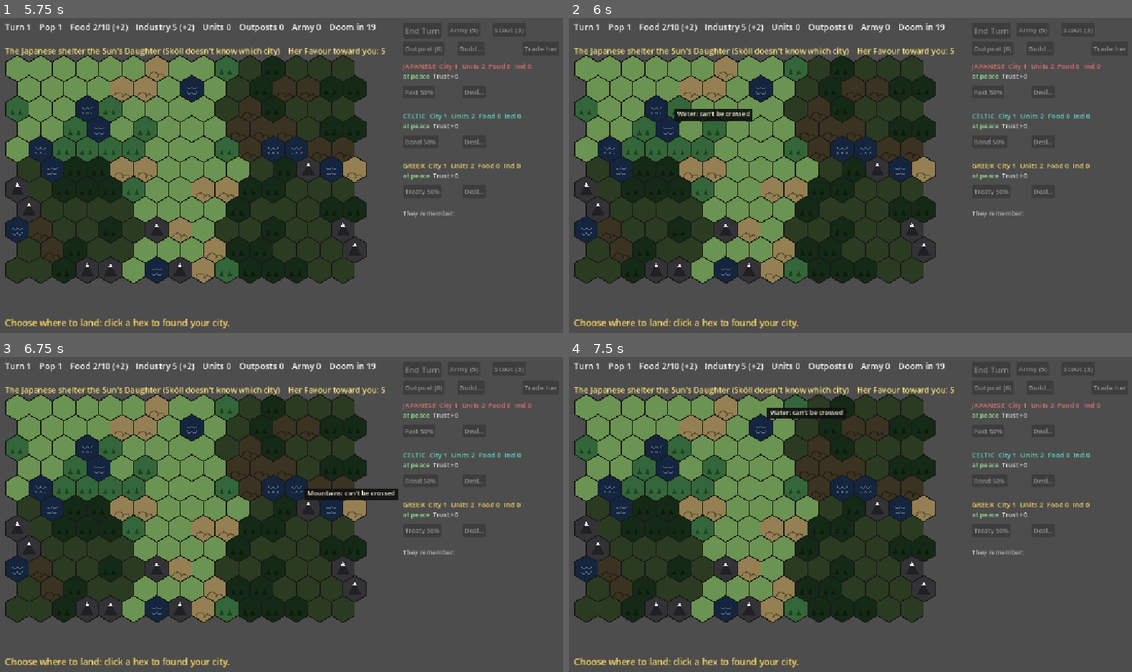
Above: before the commit, frames 1-4 (two rows, left to right).
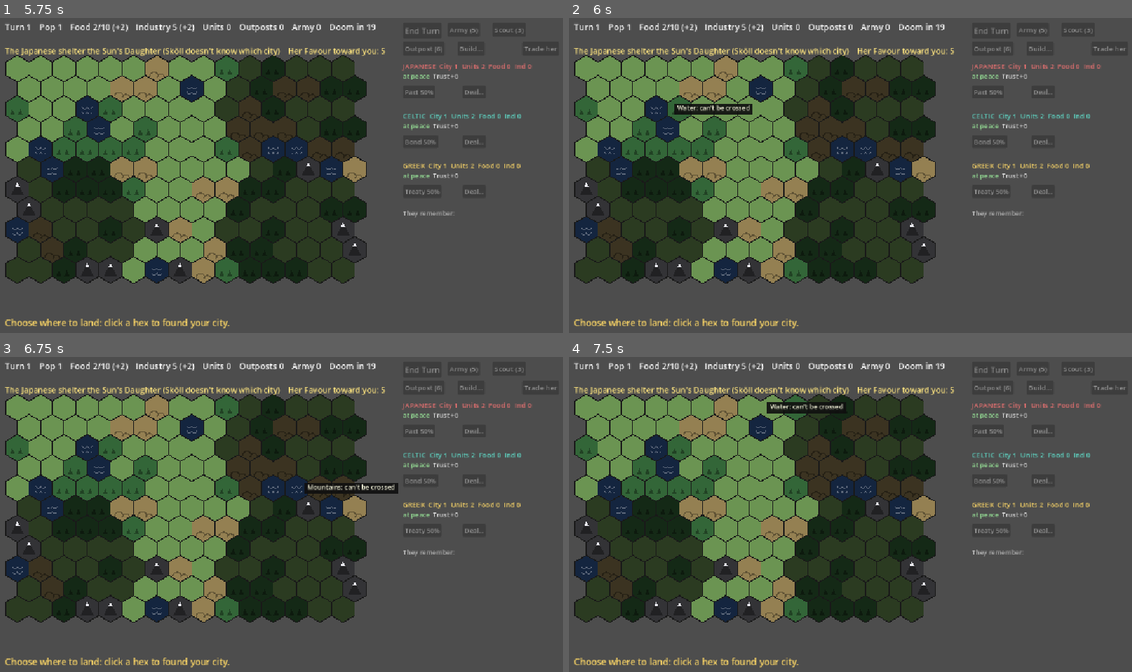
Above: after the commit, the same moments.

Repository: BnanaSkully/after-ragnorok-prototype
Game: Godot game, scene res://main.tscn
The game is run twice, just before and just after one commit, with the same random seed, the same clock (stepped at 60 frames per second) and the same inputs.
Inputs (mouse positions are in pixels of both pictures, inside the frame that each line leads up to):
- Up to frame 1 (5.75 s): tap Enter at 0.5 s; move the mouse to (253, 238) at 0.52 s; click (253, 238) at 0.67 s; click "Save the food stores (Food +3…" at 1.25 s; click "Strip it for tools (Industry …" at 2 s; click "Stand and fight so the others…" at 2.75 s; click "Share your food with her (Foo…" at 3.5 s; click "Begin the Landing" at 4.25 s; tap Space at 5 s; move the mouse to (456, 222) at 5.02 s; click (456, 222) at 5.17 s
- Up to frame 2 (6 s): tap Enter at 5.75 s; move the mouse to (675, 125) at 5.77 s; click (675, 125) at 5.92 s
- Up to frame 3 (6.75 s): tap Space at 6.5 s; move the mouse to (309, 514) at 6.52 s; click (309, 514) at 6.67 s
- Up to frame 4 (7.5 s): tap Enter at 7.25 s; move the mouse to (766, 432) at 7.27 s; click (766, 432) at 7.42 s

Frame 1 is identical in both runs. In frame 2, 0.6% of the frame differs, in the area x 18-33%, y 27-33%; in frame 3, 0.7%, in the area x 54-71%, y 40-46%; in frame 4, 0.5%.

Commit message:
Unit health: combat damages both sides, units heal at rest
Playtest/backlog. Units have 10 HP. A fight deals 10 damage shared by
Strength (equal units about 5 each, varied +/-25%); 0 HP dies; the
attacker moves in only if the defender died. Wounded units fight
weaker (half Strength at 0 HP). A unit that neither moves nor fights
heals 2 HP, 4 in its own land; badly hurt AI units rest. City attacks
and Sköll's fights stay win-or-lose for now. HP bar on every unit;
tooltip shows HP and the damage an attack would deal and take.

Co-Authored-By: Claude Opus 5.5 <noreply@anthropic.com>
Claude-Session: https://claude.ai/code/session_01Kpeg7CRGiS32obhUmw9DoK

Diff:
--- a/game_state.gd
+++ b/game_state.gd
@@ -27,6 +27,15 @@
 const CITY_FOOD := 2 # Food a city produces each turn
 const CITY_INDUSTRY := 2 # Industry a city produces each turn
 const UNIT_FOOD_UPKEEP := 1 # Food each army unit eats each turn (scouts eat nothing)
+# Combat between units (standard 4X): both sides take damage. The damage
+# shared out is COMBAT_DAMAGE split by Strength (each side's share = the
+# other side's Strength / both together), then varied by up to DAMAGE_SPREAD.
+# Equal units deal about 5 each: it takes two fights to kill one.
+const COMBAT_DAMAGE := 10
+const DAMAGE_SPREAD := 0.25
+const HEAL_REST := 2 # HP a unit heals in a turn it didn't move or fight...
+const HEAL_HOME := 4 # ...or this much in its own territory
+const AI_REST_HP := 4 # an AI unit this hurt stays put to heal instead of attacking
 # Outposts (standard 4X): a small settlement that claims the hexes around it.
 const OUTPOST_COST := 6 # Industry
 const OUTPOST_RANGE := 5 # an outpost must be within this many hexes of your city...
@@ -222,6 +231,9 @@
 				add_message(verdict)
 		for u in f.units:
 			u.moves = 0 if turn < u.busy_until else u.max_moves() # (standing watch: can't move)
+			if not u.acted and u.hp < Unit.MAX_HP: # resting: heal (faster at home)
+				u.hp = mini(Unit.MAX_HP, u.hp + (HEAL_HOME if territory_owner(u.pos) == f else HEAL_REST))
+			u.acted = false
 	judge_readiness()
 	check_daughter_leaving()
 	for f in ais:
@@ -410,6 +422,8 @@
 		if u.is_scout():
 			ai_scout(u)
 			continue
+		if u.hp <= AI_REST_HP and not (skoll.active and HexMap.hex_distance(u.pos, f.city_pos) > 1):
+			continue # badly hurt: stays put to heal
 		var target: Unit = null
 		for c in HexMap.neighbours(u.pos):
 			var other := unit_at(c)
@@ -773,6 +787,7 @@
 	if other and other.faction == player:
 		return false # can't move onto your own unit
 	messages.clear()
+	u.acted = true # (moving or fighting: no healing this turn)
 	if skoll.is_at(cell):
 		skoll.attacked_by(u)
 	elif daughter.is_rogue() and cell == daughter.pos:
@@ -796,6 +811,7 @@
 # outpost with nobody standing on it. Every move on the map goes through here.
 func enter_hex(u: Unit, cell: Vector2i) -> void:
 	u.pos = cell
+	u.acted = true
 	var f := u.faction
 	var owner := outpost_owner(cell)
 	if owner != null and owner != f and at_war(f, owner): # (at peace you just pass through)
@@ -981,7 +997,7 @@
 # army of its faction next to that city (the usual 4X flanking bonus), so
 # taking a city takes several units.
 func siege_strength(u: Unit, f: Faction) -> int:
-	var attack := u.strength
+	var attack := u.fighting_strength()
 	for other in u.faction.units:
 		if other != u and not other.is_scout() and HexMap.is_neighbour(other.pos, f.city_pos):
 			attack += SIEGE_SUPPORT
@@ -1292,21 +1308,42 @@
 	return "%d%% chance" % roundi(chance * 100)
 
 # Unit against unit. The loser is destroyed; a winning attacker moves into the hex.
+# Unit against unit: both take damage (see COMBAT_DAMAGE); a unit at 0 HP
+# dies. If the defender dies and the attacker lives, the attacker moves in
+# (never into a city).
 func resolve_combat(attacker: Unit, defender: Unit) -> void:
-	var chance := win_chance(attacker.strength, defender_strength(defender))
-	if randf() < chance:
-		var cell := defender.pos
+	var dealt := combat_damage(attacker.fighting_strength(), defender_strength(defender))
+	var taken := combat_damage(defender_strength(defender), attacker.fighting_strength())
+	var cell := defender.pos
+	attacker.acted = true
+	defender.acted = true
+	defender.hp -= dealt
+	attacker.hp -= taken
+	var what := "%s attacked %s: dealt %d, took %d" % [attacker.faction.name, defender.faction.name, dealt, taken]
+	if defender.hp <= 0:
 		defender.faction.remove_unit(defender)
-		if not is_city(cell): # beating a city's garrison doesn't put you inside the city
-			enter_hex(attacker, cell)
-		add_message("%s attacked %s and won (%s)." % [attacker.faction.name, defender.faction.name, odds_text(chance)])
-	else:
+		what += ". The %s unit was destroyed" % defender.faction.name
+	if attacker.hp <= 0:
 		attacker.faction.remove_unit(attacker)
-		add_message("%s attacked %s and lost (%s)." % [attacker.faction.name, defender.faction.name, odds_text(chance)])
-
-# A unit's Strength when attacked: forest and hills help the defender.
+		what += ". The %s attacker was destroyed" % attacker.faction.name
+	elif defender.hp <= 0 and not is_city(cell):
+		enter_hex(attacker, cell)
+	add_message(what + ".")
+
+# The damage one side deals the other: its share of COMBAT_DAMAGE, varied.
+func combat_damage(mine: int, theirs: int) -> int:
+	var share := float(mine) / (mine + theirs)
+	return maxi(1, roundi(COMBAT_DAMAGE * share * randf_range(1.0 - DAMAGE_SPREAD, 1.0 + DAMAGE_SPREAD)))
+
+# Expected damage both ways if attacker attacks defender (for the view).
+func expected_combat(attacker: Unit, defender: Unit) -> Vector2i:
+	var a := attacker.fighting_strength()
+	var d := defender_strength(defender)
+	return Vector2i(roundi(COMBAT_DAMAGE * float(a) / (a + d)), roundi(COMBAT_DAMAGE * float(d) / (a + d)))
+
+# A unit's Strength when attacked: weakened by its wounds; forest and hills help.
 func defender_strength(u: Unit) -> int:
-	return u.strength + Terrain.DEFENCE[terrain_at(u.pos)]
+	return u.fighting_strength() + Terrain.DEFENCE[terrain_at(u.pos)]
 
 # A city's defence (the usual 4X rule): the Strength of its own unit standing
 # in it (the garrison), plus its walls, its land, its population above 1, plus
@@ -1318,7 +1355,7 @@
 		defence += Buildings.WATCHTOWER_DEFENCE
 	var garrison := unit_at(f.city_pos)
 	if garrison and garrison.faction == f:
-		defence += garrison.strength
+		defence += garrison.fighting_strength() # (a wounded garrison defends weaker)
 	if daughter.shelters_with(f):
 		defence += SunDaughter.DEFENCE
 	return defence
--- a/main.gd
+++ b/main.gd
@@ -800,6 +800,7 @@
 			else:
 				draw_circle(uc, HexView2D.HEX_SIZE * 0.55, ring)
 				draw_circle(uc, HexView2D.HEX_SIZE * 0.45, col)
+			draw_hp_bar(uc + Vector2(0, HexView2D.HEX_SIZE * 0.62), u.hp)
 
 	# The Sun's Daughter alone in the open: a bright sun on her hex.
 	if daughter.is_rogue() and s.player_can_see(daughter.pos):
@@ -968,7 +969,8 @@
 	var at := hover_pos + Vector2(14, 22)
 	if lines.is_empty():
 		lines = hex_tooltip(hover_cell)
-		at = HexView2D.hex_center(hover_cell) + Vector2(18, -26)
+		# above the hovered hex, so the units around it stay visible
+		at = HexView2D.hex_center(hover_cell) + Vector2(18, -HexView2D.HEX_SIZE - lines.size() * 17 + 6)
 	if lines.is_empty():
 		return
 	var font := ThemeDB.fallback_font
@@ -995,15 +997,22 @@
 	if u != null and (seen or u.faction == s.player):
 		var who := "Your" if u.faction == s.player else "The %s" % u.faction.name
 		var kind := "scout" if u.is_scout() else "army"
-		var line := "%s %s: Strength %d" % [who, kind, u.strength]
-		if s.defender_strength(u) != u.strength:
-			line += " (defends at %d here)" % s.defender_strength(u)
+		var line := "%s %s: HP %d/%d, Strength %d" % [who, kind, u.hp, Unit.MAX_HP, u.strength]
+		if u.fighting_strength() != u.strength:
+			line += " (%d while wounded)" % u.fighting_strength()
+		if s.defender_strength(u) != u.fighting_strength():
+			line += ", defends at %d here" % s.defender_strength(u)
 		line += ", moves %d/%d" % [u.moves, u.max_moves()]
 		if u.busy_until > s.turn:
 			line += ", standing watch until turn %d" % u.busy_until
 		if u.faction != s.player:
 			line += "  [%s]" % ("AT WAR with you" if s.at_war(s.player, u.faction) else "at peace")
 		lines.append(line)
+		if u.hp < Unit.MAX_HP and u.faction == s.player:
+			lines.append("   Heals %d HP in a turn it doesn't move or fight (%d in your own land)." % [GameState.HEAL_REST, GameState.HEAL_HOME])
+		if selected != null and u.faction != s.player and HexMap.is_neighbour(selected.pos, c) and not s.is_city(c):
+			var e: Vector2i = s.expected_combat(selected, u)
+			lines.append("   If your selected unit attacks: it deals about %d and takes about %d (of %d HP)." % [e.x, e.y, selected.hp])
 	if seen and s.daughter.is_rogue() and s.daughter.pos == c:
 		lines.append("%s, alone in the open. Move a unit onto her to persuade her (%d%%)." % [SunDaughter.NAME.capitalize(), roundi(s.daughter.persuade_chance(s.player) * 100)])
 	var city := s.city_owner(c)
@@ -1049,6 +1058,14 @@
 	lines.append(text)
 	return lines
 
+# A small health bar under a unit: green when healthy, through yellow, to red.
+func draw_hp_bar(at: Vector2, hp: int) -> void:
+	var w := 26.0
+	var frac := clampf(float(hp) / Unit.MAX_HP, 0.0, 1.0)
+	draw_rect(Rect2(at - Vector2(w / 2 + 1, 1), Vector2(w + 2, 5)), Color(0.08, 0.08, 0.08))
+	var col := Color(0.85, 0.2, 0.15).lerp(Color(0.95, 0.85, 0.2), clampf(frac * 2.0, 0.0, 1.0)) if frac < 0.5 else Color(0.95, 0.85, 0.2).lerp(Color(0.3, 0.85, 0.3), (frac - 0.5) * 2.0)
+	draw_rect(Rect2(at - Vector2(w / 2, 0), Vector2(w * frac, 3)), col)
+
 # A rift in the void: a dark swirl.
 func draw_rift(rc: Vector2) -> void:
 	draw_circle(rc, HexView2D.HEX_SIZE * 0.5, Color(0.12, 0.05, 0.18))
--- a/skoll.gd
+++ b/skoll.gd
@@ -168,7 +168,7 @@
 
 # A unit (the player's) attacks Sköll.
 func attacked_by(u: Unit) -> void:
-	var chance: float = game.win_chance(u.strength, strength)
+	var chance: float = game.win_chance(u.fighting_strength(), strength)
 	if randf() < chance:
 		game.add_message("You drove Sköll back (%s)!" % game.odds_text(chance))
 		drive_back()
--- /dev/null
+++ b/tests/health_screenshot.gd
@@ -0,0 +1,39 @@
+extends SceneTree
+const H := preload("res://tests/helpers.gd")
+# HP bars on units at different health, and the tooltip of an enemy next to
+# your selected unit (predicted damage). Saves health.png to $S.
+var m
+func click_at(pos: Vector2) -> void:
+	Input.warp_mouse(pos)
+	for i in 3: await process_frame
+	for pressed in [true, false]:
+		var e := InputEventMouseButton.new()
+		e.button_index = MOUSE_BUTTON_LEFT; e.pressed = pressed; e.position = pos; e.global_position = pos
+		Input.parse_input_event(e)
+		for i in 3: await process_frame
+func hover(pos: Vector2) -> void:
+	Input.warp_mouse(pos)
+	var e := InputEventMouseMotion.new()
+	e.position = pos; e.global_position = pos
+	Input.parse_input_event(e)
+	for i in 4: await process_frame
+func _initialize() -> void:
+	seed(3)
+	m = load("res://main.tscn").instantiate()
+	root.add_child(m)
+	for i in 3: await process_frame
+	var s = m.state
+	for step in 4: s.choose(s.Crossing.EVENTS[step]["choices"][0]["effects"])
+	H.flatten(s); s.start_landing(); s.try_land(Vector2i(6, 4))
+	var jp = s.ais[0]
+	s.relation(jp).rival_declare_war("test")
+	var a = s.player.add_unit(Vector2i(7, 6)); a.hp = 7
+	var b = s.player.add_unit(Vector2i(5, 6)); b.hp = 3
+	var e = jp.units[0]; e.pos = Vector2i(8, 6); e.hp = 5
+	s.update_sight(); m.refresh()
+	await click_at(HexView2D.hex_center(a.pos))
+	await hover(HexView2D.hex_center(e.pos))
+	print("tooltip: %s" % [m.hex_tooltip(e.pos)])
+	for i in 3: await process_frame
+	root.get_texture().get_image().save_png("%s/health.png" % OS.get_environment("S"))
+	quit()
--- /dev/null
+++ b/tests/health_test.gd
@@ -0,0 +1,92 @@
+extends SceneTree
+const H := preload("res://tests/helpers.gd")
+
+# Unit health. Part 1: the combat maths over many fights, wounded units
+# fighting weaker, healing at rest and at home. Part 2: full games (HP always
+# in range, endings).
+
+func new_game():
+	var m = load("res://main.tscn").instantiate()
+	root.add_child(m)
+	var s = m.state
+	for step in 4: s.choose(s.Crossing.EVENTS[step]["choices"][0]["effects"])
+	H.flatten(s); s.start_landing(); s.try_land(Vector2i(6, 4))
+	return m
+
+func _initialize() -> void:
+	await process_frame
+	seed(5)
+	var m = new_game(); var s = m.state
+	var jp = s.ais[0]
+	s.relation(jp).rival_declare_war("test")
+	# 1. 1000 fights between fresh Strength 3 units on plains, and Strength 6 against 3
+	for pair in [[3, 3], [6, 3]]:
+		var dealt := 0; var taken := 0; var kills := 0; var deaths := 0; var moved_in := 0
+		for i in 1000:
+			var a = s.player.add_unit(Vector2i(2, 2)); a.strength = pair[0]
+			var d = jp.add_unit(Vector2i(3, 2)); d.strength = pair[1]
+			s.resolve_combat(a, d)
+			dealt += Unit.MAX_HP - d.hp; taken += Unit.MAX_HP - a.hp
+			if not d in jp.units: kills += 1
+			else: jp.remove_unit(d)
+			if not a in s.player.units: deaths += 1
+			else:
+				if a.pos == Vector2i(3, 2): moved_in += 1
+				s.player.remove_unit(a)
+		print("1. Strength %d attacks %d, 1000 fresh fights: deals %.1f, takes %.1f on average; defender killed %d, attacker killed %d, attacker moved in %d (only when the defender died)" % [pair[0], pair[1], dealt / 1000.0, taken / 1000.0, kills, deaths, moved_in])
+	# 2. wounded units fight weaker
+	var w = s.player.add_unit(Vector2i(2, 2))
+	var shown := []
+	for hp in [10, 7, 4, 1]:
+		w.hp = hp; shown.append("%d HP -> %d" % [hp, w.fighting_strength()])
+	print("2. a Strength 3 unit fights at: %s" % ", ".join(shown))
+	s.player.remove_unit(w)
+	# 3. healing
+	var home = s.player.units[0]; home.hp = 3
+	var away = s.player.add_unit(Vector2i(10, 6)); away.hp = 3
+	var mover = s.player.add_unit(Vector2i(11, 6)); mover.hp = 3
+	s.player_unit_act(mover, Vector2i(12, 6))
+	H.answer_choices(s); s.end_turn()
+	if s.has_pending_offer(): s.pending_relation().answer(false)
+	print("3. one turn: resting in your land 3 -> %d (expect %d), resting outside 3 -> %d (expect %d), after moving 3 -> %d (expect 3)" % [home.hp, 3 + GameState.HEAL_HOME, away.hp, 3 + GameState.HEAL_REST, mover.hp])
+	# 4. a badly hurt AI unit rests instead of attacking
+	var hurt = jp.units[0]; hurt.hp = GameState.AI_REST_HP; hurt.pos = Vector2i(9, 2)
+	var bait = s.player.add_unit(Vector2i(10, 2))
+	var attacked := false
+	for i in 20:
+		hurt.moves = 1; bait.hp = Unit.MAX_HP; hurt.hp = GameState.AI_REST_HP
+		s.messages.clear(); s.ai_take_turn(jp)
+		if s.messages.any(func(x): return x.begins_with("Japanese attacked")): attacked = true
+	print("4. a Japanese unit at %d HP next to yours (at war), 20 AI turns: attacked=%s (expect false)" % [GameState.AI_REST_HP, attacked])
+	m.queue_free()
+
+	var n_games: int = H.games(300)
+	var bad := {}; var ends := {}; var fights := 0.0; var deaths := 0.0
+	for g in n_games:
+		m = load("res://main.tscn").instantiate()
+		root.add_child(m)
+		s = m.state
+		for step in 4: s.choose(s.Crossing.EVENTS[step]["choices"][(g >> step) & 1]["effects"])
+		s.start_landing()
+		var spots = H.landing_spots(s)
+		s.try_land(spots[(g * 7) % spots.size()])
+		while not s.game_over:
+			H.answer_choices(s)
+			if s.food_change(s.player) > 0: s.player_build_unit()
+			s.messages.clear()
+			s.end_turn()
+			if s.has_pending_offer(): s.pending_relation().answer(randf() < 0.5)
+			for msg in s.messages:
+				if " attacked " in msg and "dealt" in msg:
+					fights += 1
+					if "destroyed" in msg: deaths += 1
+			for f in s.factions:
+				for u in f.units:
+					if u.hp <= 0 or u.hp > Unit.MAX_HP: bad["HP out of range"] = bad.get("HP out of range", 0) + 1
+			if s.turn > 40: bad["game never ended"] = 1; break
+		ends[s.end_title] = ends.get(s.end_title, 0) + 1
+		m.queue_free()
+	print("Part 2, %d games: %.1f unit fights a game, %.0f%% of fights killed a unit" % [n_games, fights / n_games, 100.0 * deaths / maxf(1, fights)])
+	print("Endings: %s" % ends)
+	print("Impossible states: %s" % (bad if bad.size() > 0 else "none"))
+	quit()
--- a/unit.gd
+++ b/unit.gd
@@ -13,6 +13,10 @@
 const SCOUT_MOVES := 2
 const SCOUT_STRENGTH := 1
 const SCOUT_SIGHT := 3
+# Health (standard 4X): fights damage both sides; a unit at 0 HP dies. A unit
+# that neither moves nor fights in a turn heals (GameState.HEAL_*). A wounded
+# unit fights weaker: half its Strength at 0 HP, rising to full at MAX_HP.
+const MAX_HP := 10
 
 # Who it belongs to. Stored as a "weak" link: the faction keeps its units alive,
 # but a unit doesn't keep its faction alive, so Godot can free them both later
@@ -27,6 +31,8 @@
 var moves := 1 # moves left this turn
 var strength: int # an army copies its faction's Strength when built
 var busy_until := 0 # standing watch (an event): it can't move before this turn
+var hp := MAX_HP
+var acted := false # moved or fought this turn (then it doesn't heal)
 
 func _init(p_faction: Faction, p_pos: Vector2i, p_kind := Kind.ARMY) -> void:
 	_faction = weakref(p_faction)
@@ -34,6 +40,10 @@
 	kind = p_kind
 	strength = SCOUT_STRENGTH if kind == Kind.SCOUT else p_faction.strength
 	moves = max_moves()
+
+# Its Strength as wounds weaken it (never below 1).
+func fighting_strength() -> int:
+	return maxi(1, roundi(strength * (0.5 + 0.5 * float(hp) / MAX_HP)))
 
 func is_scout() -> bool:
 	return kind == Kind.SCOUT
Not shown, added: tests/health_test.gd.uid
Not shown, changed: CLAUDE.md
